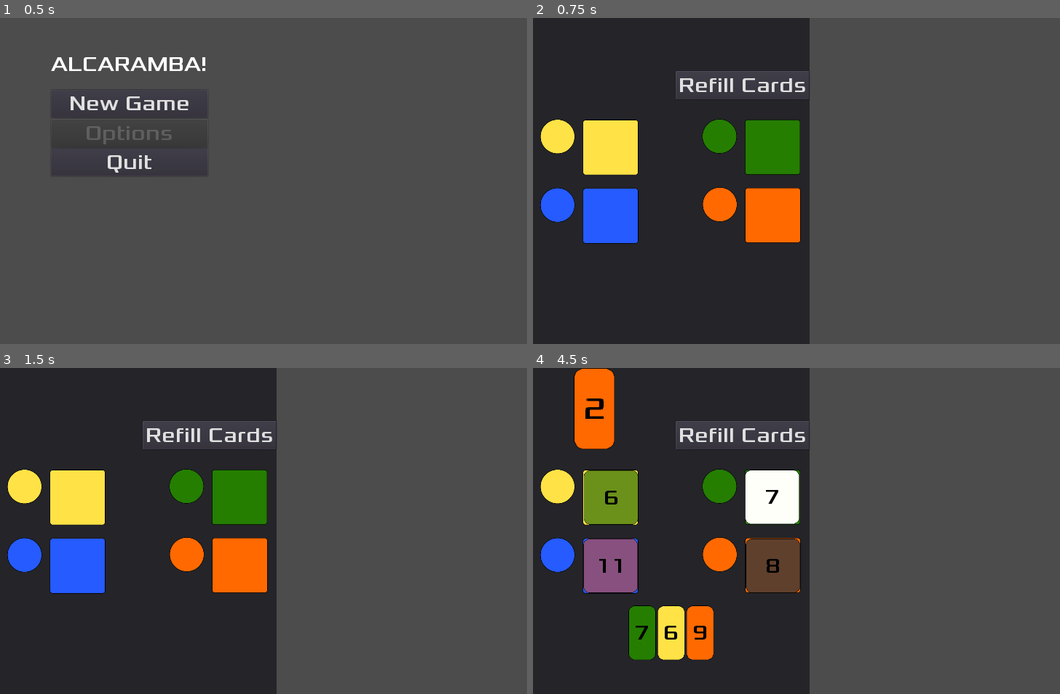
Above: before the commit, frames 1-4 (two rows, left to right).
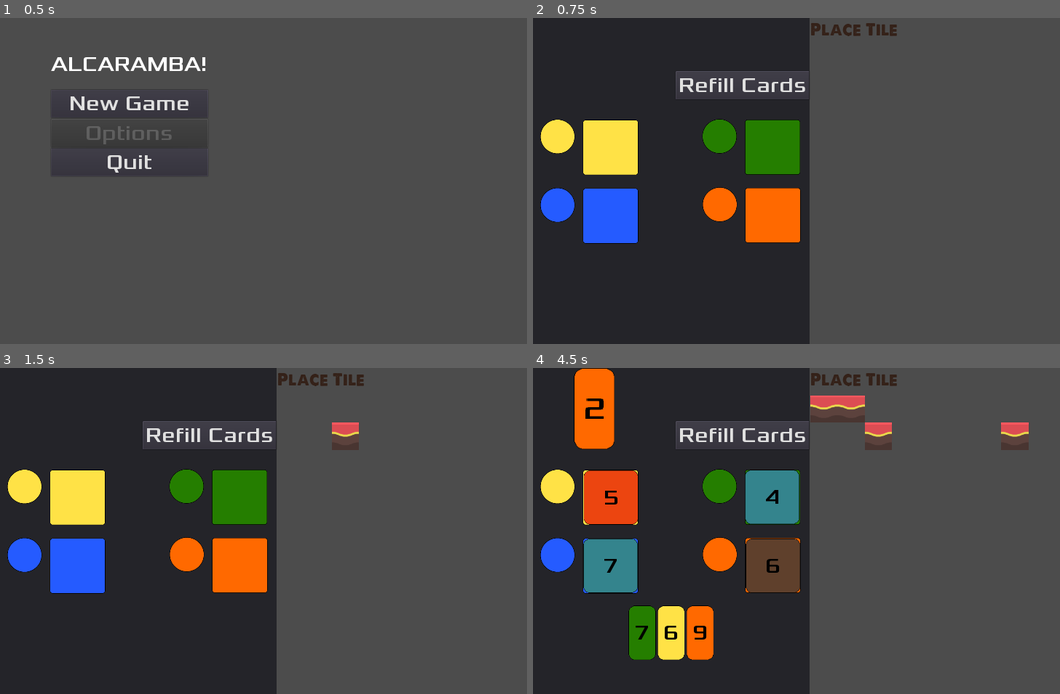
Above: after the commit, the same moments.

Repository: Structed/alcaramba
Game: Godot game, scene res://Drawable/MainMenu/MainMenu.tscn
Same seed, same stepped clock (60 frames per second), same inputs: the game is played once before the commit and once after it.
Inputs (mouse positions are in pixels of both pictures, inside the frame that each line leads up to):
- Up to frame 1 (0.5 s): no input
- Up to frame 2 (0.75 s): click "New Game" at 0.5 s
- Up to frame 3 (1.5 s): click (326, 381) at 1.25 s, where only the run after the commit has a clickable "Place Tile"
- Up to frame 4 (4.5 s): click "Refill Cards" at 2 s; click "7" at 2.75 s; click "6" at 3.5 s; click "9" at 4.25 s

Frame 1 is identical in both runs. In frame 2, 0.3% of the frame differs, in the area x 52-70%, y 1-6%; in frame 3, 0.6%; in frame 4, 6.5%, in the area x 9-95%, y 1-69%.

Commit message:
placing and removing tiles by mouse click

Diff:
--- a/src/alcaramba/Drawable/Market/Market.tscn
+++ b/src/alcaramba/Drawable/Market/Market.tscn
@@ -5,10 +5,9 @@
 [ext_resource path="res://assets/fonts/XoloniumFont.tres" type="DynamicFont" id=3]
 [ext_resource path="res://assets/art/TileMarketBackground.png" type="Texture" id=4]
 [ext_resource path="res://Drawable/Card/TileCardDrawable.tscn" type="PackedScene" id=5]
+[ext_resource path="res://Drawable/Town/Town.tscn" type="PackedScene" id=6]
 
 [sub_resource type="CanvasItemMaterial" id=1]
-
-[sub_resource type="TileSet" id=2]
 
 [node name="Control" type="Control"]
 anchor_right = 1.0
@@ -121,9 +120,7 @@
 anchor_top = 1.0
 margin_top = -208.0
 
-[node name="TileMap" type="TileMap" parent="."]
-position = Vector2( 1003, 360 )
-tile_set = SubResource( 2 )
-format = 1
+[node name="TileMap" parent="." instance=ExtResource( 6 )]
+position = Vector2( 650, 1 )
 
 [connection signal="pressed" from="Panel/MoneyMarket/RefillCards" to="." method="_on_RefillCards_pressed"]
--- a/src/alcaramba/Drawable/Town/Town.gd
+++ b/src/alcaramba/Drawable/Town/Town.gd
@@ -2,26 +2,43 @@
 
 var stack_tiles: TileCardCollection = TileCardCollection.new()
 var tile_card_scene = preload("res://Drawable/Card/TileCardDrawable.tscn")
+var current_tile: TileCard
 
 
 # Called when the node enters the scene tree for the first time.
 func _ready():
 	pass # Replace with function body.
 
-func _create_tiles():
-	tile_set.clear()
-	for _i in range(stack_tiles.get_card_count() ):
-		tile_set.create_tile(_i)
-		var current_tile = stack_tiles.draw_card()
-		var texture = Texture
-		#tile_set.tile_set_texture(_i, stack_tiles.draw_card())
+func _input(event):
+	if current_tile:
+		if event is InputEventMouseButton && event.is_pressed():
+			var grid_position = world_to_map(event.position)
+			var x = grid_position.x
+			var y = grid_position.y
 
+			if event.button_index==1:
+				place_tile(x, y, current_tile)
+			if event.button_index==2 && get_cell(x, y) != -1: #right click and tile not empty
+				remove_tile(x,y)
 
 func place_tile(x: int, y: int, tile: TileCard):
-	var id = tile.get_id()
 	set_cell(x, y, tile.get_id())
 
+func remove_tile(x: int, y: int) -> int:
+	var tile_id = get_cell(x, y)
+	set_cell(x, y, -1)
+	return tile_id
 
+func is_valid_placement(x: int, y: int , tile: TileCard):
+	var tile_id = get_cell(x, y)
+	tile.get_enabled_walls()
+	#unfinished TODO
+
+# debug functions
+func _get_border():
+	print_debug(get_used_rect())
 
 func _on_TextureButton_pressed():
-	place_tile(randi()%30, randi()%20, stack_tiles.draw_card())
+	current_tile = stack_tiles.draw_card() #DEBUG
+	place_tile(randi()%13, randi()%12, current_tile)
+	_get_border()
--- a/src/alcaramba/Scripts/TileCardCollection.gd
+++ b/src/alcaramba/Scripts/TileCardCollection.gd
@@ -34,42 +34,42 @@
 	_stack.append(TileCard.new(21, 9, TileCard.TileType.BROWN, TileCard.WALL_SIDE_NONE))
 	_stack.append(TileCard.new(22, 10, TileCard.TileType.BROWN, TileCard.WALL_SIDE_NONE))
 
-	# White
-	_stack.append(TileCard.new(23, 5, TileCard.TileType.WHITE, TileCard.WALL_SIDE_TOP | TileCard.WALL_SIDE_BOTTOM | TileCard.WALL_SIDE_LEFT))
-	_stack.append(TileCard.new(24, 6, TileCard.TileType.WHITE, TileCard.WALL_SIDE_RIGHT | TileCard.WALL_SIDE_BOTTOM))
-	_stack.append(TileCard.new(25, 7, TileCard.TileType.WHITE, TileCard.WALL_SIDE_BOTTOM | TileCard.WALL_SIDE_LEFT))
-	_stack.append(TileCard.new(26, 7, TileCard.TileType.WHITE, TileCard.WALL_SIDE_TOP | TileCard.WALL_SIDE_RIGHT))
-	_stack.append(TileCard.new(27, 8, TileCard.TileType.WHITE, TileCard.WALL_SIDE_TOP | TileCard.WALL_SIDE_LEFT))
-	_stack.append(TileCard.new(28, 9, TileCard.TileType.WHITE, TileCard.WALL_SIDE_LEFT))
-	_stack.append(TileCard.new(29, 9, TileCard.TileType.WHITE, TileCard.WALL_SIDE_BOTTOM))
-	_stack.append(TileCard.new(30, 10, TileCard.TileType.WHITE, TileCard.WALL_SIDE_NONE))
-	_stack.append(TileCard.new(31, 11, TileCard.TileType.WHITE, TileCard.WALL_SIDE_NONE))
-
-	# Green
-	_stack.append(TileCard.new(32, 6, TileCard.TileType.GREEN, TileCard.WALL_SIDE_RIGHT | TileCard.WALL_SIDE_BOTTOM | TileCard.WALL_SIDE_LEFT))
-	_stack.append(TileCard.new(33, 7, TileCard.TileType.GREEN, TileCard.WALL_SIDE_TOP | TileCard.WALL_SIDE_BOTTOM | TileCard.WALL_SIDE_LEFT))
-	_stack.append(TileCard.new(34, 8, TileCard.TileType.GREEN, TileCard.WALL_SIDE_TOP | TileCard.WALL_SIDE_RIGHT))
-	_stack.append(TileCard.new(35, 8, TileCard.TileType.GREEN, TileCard.WALL_SIDE_TOP | TileCard.WALL_SIDE_LEFT))
-	_stack.append(TileCard.new(36, 8, TileCard.TileType.GREEN, TileCard.WALL_SIDE_BOTTOM | TileCard.WALL_SIDE_LEFT))
-	_stack.append(TileCard.new(37, 9, TileCard.TileType.GREEN, TileCard.WALL_SIDE_RIGHT))
-	_stack.append(TileCard.new(38, 10, TileCard.TileType.GREEN, TileCard.WALL_SIDE_TOP))
-	_stack.append(TileCard.new(39, 10, TileCard.TileType.GREEN, TileCard.WALL_SIDE_LEFT))
-	_stack.append(TileCard.new(40, 10, TileCard.TileType.GREEN, TileCard.WALL_SIDE_NONE))
-	_stack.append(TileCard.new(41, 11, TileCard.TileType.GREEN, TileCard.WALL_SIDE_NONE))
-	_stack.append(TileCard.new(42, 12, TileCard.TileType.GREEN, TileCard.WALL_SIDE_BOTTOM))
-
-	# Violet
-	_stack.append(TileCard.new(43, 7, TileCard.TileType.VIOLET, TileCard.WALL_SIDE_TOP | TileCard.WALL_SIDE_RIGHT | TileCard.WALL_SIDE_LEFT))
-	_stack.append(TileCard.new(44, 8, TileCard.TileType.VIOLET, TileCard.WALL_SIDE_TOP | TileCard.WALL_SIDE_RIGHT | TileCard.WALL_SIDE_BOTTOM))
-	_stack.append(TileCard.new(45, 9, TileCard.TileType.VIOLET, TileCard.WALL_SIDE_TOP | TileCard.WALL_SIDE_LEFT))
-	_stack.append(TileCard.new(46, 9, TileCard.TileType.VIOLET, TileCard.WALL_SIDE_RIGHT | TileCard.WALL_SIDE_BOTTOM))
-	_stack.append(TileCard.new(47, 9, TileCard.TileType.VIOLET, TileCard.WALL_SIDE_TOP | TileCard.WALL_SIDE_RIGHT))
-	_stack.append(TileCard.new(48, 10, TileCard.TileType.VIOLET, TileCard.WALL_SIDE_LEFT))
-	_stack.append(TileCard.new(49, 11, TileCard.TileType.VIOLET, TileCard.WALL_SIDE_BOTTOM))
-	_stack.append(TileCard.new(50, 11, TileCard.TileType.VIOLET, TileCard.WALL_SIDE_TOP))
-	_stack.append(TileCard.new(51, 11, TileCard.TileType.VIOLET, TileCard.WALL_SIDE_NONE))
-	_stack.append(TileCard.new(52, 12, TileCard.TileType.VIOLET, TileCard.WALL_SIDE_NONE))
-	_stack.append(TileCard.new(53, 13, TileCard.TileType.VIOLET, TileCard.WALL_SIDE_RIGHT))
+#	# White
+#	_stack.append(TileCard.new(23, 5, TileCard.TileType.WHITE, TileCard.WALL_SIDE_TOP | TileCard.WALL_SIDE_BOTTOM | TileCard.WALL_SIDE_LEFT))
+#	_stack.append(TileCard.new(24, 6, TileCard.TileType.WHITE, TileCard.WALL_SIDE_RIGHT | TileCard.WALL_SIDE_BOTTOM))
+#	_stack.append(TileCard.new(25, 7, TileCard.TileType.WHITE, TileCard.WALL_SIDE_BOTTOM | TileCard.WALL_SIDE_LEFT))
+#	_stack.append(TileCard.new(26, 7, TileCard.TileType.WHITE, TileCard.WALL_SIDE_TOP | TileCard.WALL_SIDE_RIGHT))
+#	_stack.append(TileCard.new(27, 8, TileCard.TileType.WHITE, TileCard.WALL_SIDE_TOP | TileCard.WALL_SIDE_LEFT))
+#	_stack.append(TileCard.new(28, 9, TileCard.TileType.WHITE, TileCard.WALL_SIDE_LEFT))
+#	_stack.append(TileCard.new(29, 9, TileCard.TileType.WHITE, TileCard.WALL_SIDE_BOTTOM))
+#	_stack.append(TileCard.new(30, 10, TileCard.TileType.WHITE, TileCard.WALL_SIDE_NONE))
+#	_stack.append(TileCard.new(31, 11, TileCard.TileType.WHITE, TileCard.WALL_SIDE_NONE))
+#
+#	# Green
+#	_stack.append(TileCard.new(32, 6, TileCard.TileType.GREEN, TileCard.WALL_SIDE_RIGHT | TileCard.WALL_SIDE_BOTTOM | TileCard.WALL_SIDE_LEFT))
+#	_stack.append(TileCard.new(33, 7, TileCard.TileType.GREEN, TileCard.WALL_SIDE_TOP | TileCard.WALL_SIDE_BOTTOM | TileCard.WALL_SIDE_LEFT))
+#	_stack.append(TileCard.new(34, 8, TileCard.TileType.GREEN, TileCard.WALL_SIDE_TOP | TileCard.WALL_SIDE_RIGHT))
+#	_stack.append(TileCard.new(35, 8, TileCard.TileType.GREEN, TileCard.WALL_SIDE_TOP | TileCard.WALL_SIDE_LEFT))
+#	_stack.append(TileCard.new(36, 8, TileCard.TileType.GREEN, TileCard.WALL_SIDE_BOTTOM | TileCard.WALL_SIDE_LEFT))
+#	_stack.append(TileCard.new(37, 9, TileCard.TileType.GREEN, TileCard.WALL_SIDE_RIGHT))
+#	_stack.append(TileCard.new(38, 10, TileCard.TileType.GREEN, TileCard.WALL_SIDE_TOP))
+#	_stack.append(TileCard.new(39, 10, TileCard.TileType.GREEN, TileCard.WALL_SIDE_LEFT))
+#	_stack.append(TileCard.new(40, 10, TileCard.TileType.GREEN, TileCard.WALL_SIDE_NONE))
+#	_stack.append(TileCard.new(41, 11, TileCard.TileType.GREEN, TileCard.WALL_SIDE_NONE))
+#	_stack.append(TileCard.new(42, 12, TileCard.TileType.GREEN, TileCard.WALL_SIDE_BOTTOM))
+#
+#	# Violet
+#	_stack.append(TileCard.new(43, 7, TileCard.TileType.VIOLET, TileCard.WALL_SIDE_TOP | TileCard.WALL_SIDE_RIGHT | TileCard.WALL_SIDE_LEFT))
+#	_stack.append(TileCard.new(44, 8, TileCard.TileType.VIOLET, TileCard.WALL_SIDE_TOP | TileCard.WALL_SIDE_RIGHT | TileCard.WALL_SIDE_BOTTOM))
+#	_stack.append(TileCard.new(45, 9, TileCard.TileType.VIOLET, TileCard.WALL_SIDE_TOP | TileCard.WALL_SIDE_LEFT))
+#	_stack.append(TileCard.new(46, 9, TileCard.TileType.VIOLET, TileCard.WALL_SIDE_RIGHT | TileCard.WALL_SIDE_BOTTOM))
+#	_stack.append(TileCard.new(47, 9, TileCard.TileType.VIOLET, TileCard.WALL_SIDE_TOP | TileCard.WALL_SIDE_RIGHT))
+#	_stack.append(TileCard.new(48, 10, TileCard.TileType.VIOLET, TileCard.WALL_SIDE_LEFT))
+#	_stack.append(TileCard.new(49, 11, TileCard.TileType.VIOLET, TileCard.WALL_SIDE_BOTTOM))
+#	_stack.append(TileCard.new(50, 11, TileCard.TileType.VIOLET, TileCard.WALL_SIDE_TOP))
+#	_stack.append(TileCard.new(51, 11, TileCard.TileType.VIOLET, TileCard.WALL_SIDE_NONE))
+#	_stack.append(TileCard.new(52, 12, TileCard.TileType.VIOLET, TileCard.WALL_SIDE_NONE))
+#	_stack.append(TileCard.new(53, 13, TileCard.TileType.VIOLET, TileCard.WALL_SIDE_RIGHT))
 
 	shuffle()
 
